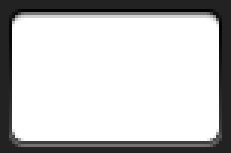
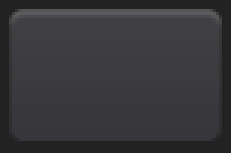
Comparing the layer stacks of the two 231 x 153 images. Changes:
added layer "Gray" above "Generic Black" over [9, 9, 222, 147]
